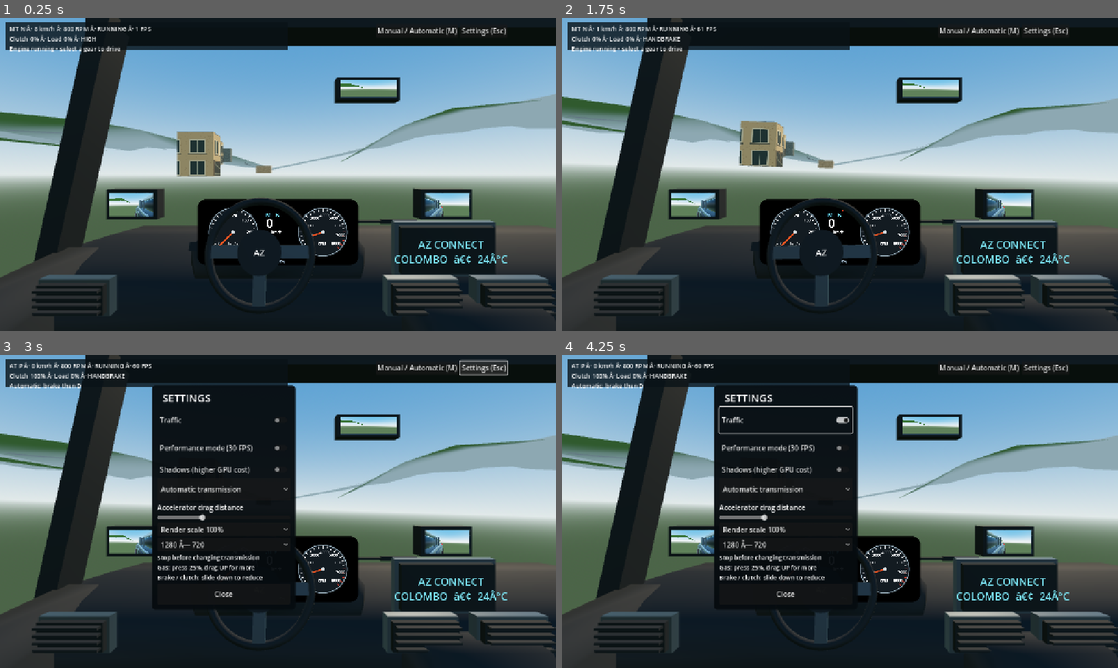
Above: before the commit, frames 1-4 (two rows, left to right).
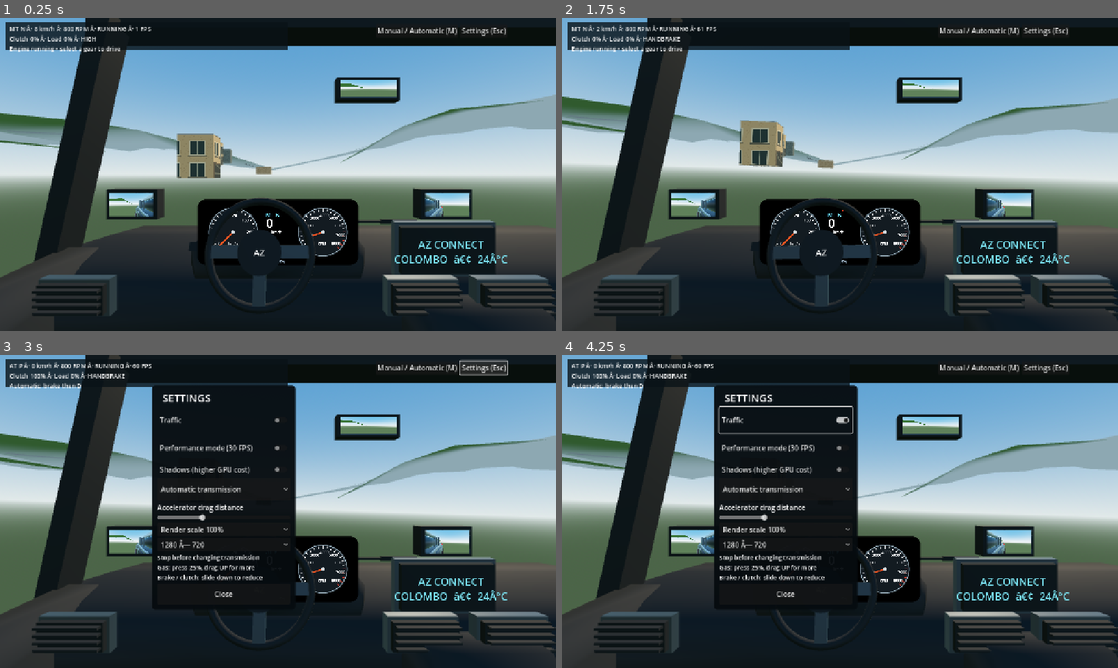
Above: after the commit, the same moments.

Repository: Mhd-Azeem/WebToApp
Game: Godot game, scene res://scenes/akurana.tscn
Two runs of this game, one before a commit and one after it. Both use one fixed random seed, a clock stepped at 60 frames per second and the inputs below.
Inputs (mouse positions are in pixels of both pictures, inside the frame that each line leads up to):
- Up to frame 1 (0.25 s): no input
- Up to frame 2 (1.75 s): tap Enter at 0.5 s; move the mouse to (962, 158) at 0.52 s; hold D 0.53-1.25 s; hold Shift 0.53-1.25 s; click (962, 158) at 0.67 s; tap Space at 0.77 s; drag from (728, 190) to (812, 237) at 1.27 s
- Up to frame 3 (3 s): click "Manual / Automatic (M)" at 2 s; click "Settings (Esc)" at 2.75 s
- Up to frame 4 (4.25 s): click "Traffic" at 3.5 s

The runs differ from the first frame. In frame 1, 1.0% of the frame differs, in the area x 0-100%, y 21-60%; in frame 2, 0.3%; in frame 3, less than 0.1%; in frame 4, 0.1%.

Commit message:
Spawn and recover car above Akurana road rather than old zero-height ground

Diff:
--- a/az-car-3d/scripts/akurana_main.gd
+++ b/az-car-3d/scripts/akurana_main.gd
@@ -16,8 +16,9 @@
 func _spawn_akurana() -> void:
 	if not is_instance_valid(car) or not is_instance_valid(akurana_world):
 		return
+	var road_height := float(akurana_world.call("height_at", -113.0, 25.0))
+	car.set("spawn_point", Vector3(-113.0, road_height + 2.1, 25.0))
 	car.reset()
-	car.position = Vector3(-113.0, float(akurana_world.call("height_at", -113.0, 25.0)) + 1.6, 25.0)
 	car.rotation = Vector3.ZERO
 	car.sleeping = false
 
